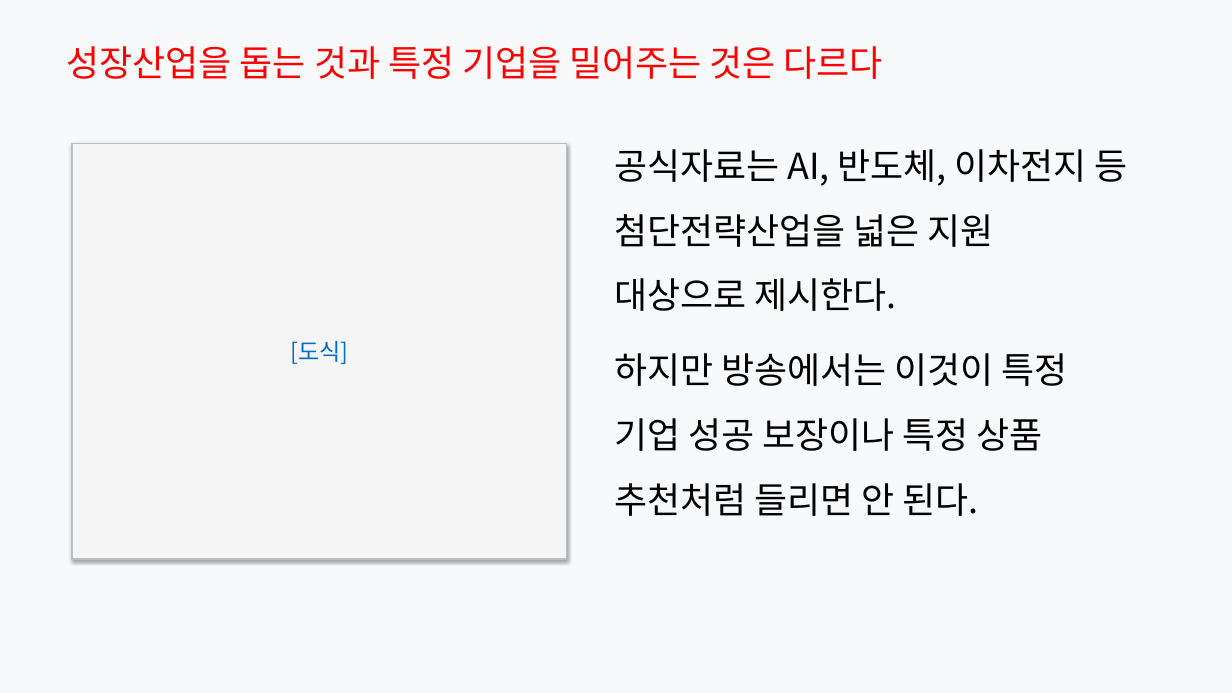
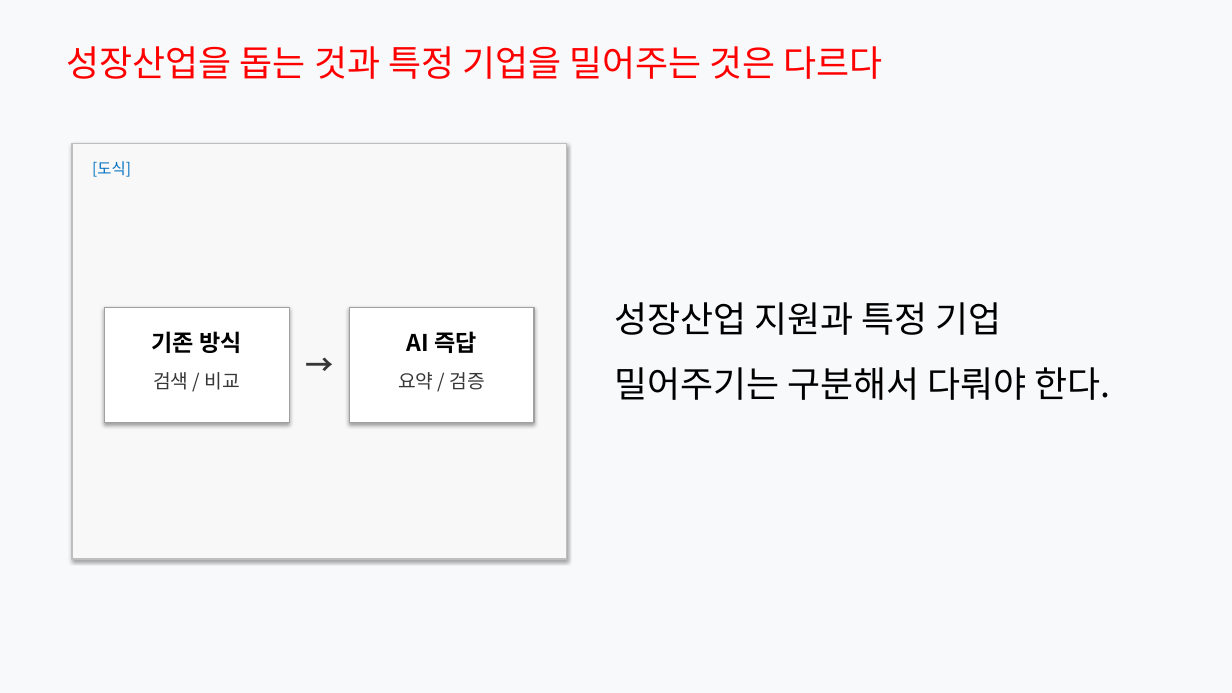
Before and after one commit to Rlearnchan/luddite, a slide deck: slide 16 of outputs/pptx/productive_finance_policy_styled_draft.pptx. Drawn at 1232x693 pixels with LibreOffice and Linux fonts; fonts in the diff are those of the drawing. Boxes give left, top, right and bottom in pixels: in the first picture for what was removed or moved away, otherwise in the second. Text is boxed around its words. In the diff, an @@ line names an element or a change of style, - is before the commit and + after.

```diff
--- a/outputs/pptx/productive_finance_policy_styled_draft.pptx
+++ b/outputs/pptx/productive_finance_policy_styled_draft.pptx
@@ rectangle at <box>72,143,567,559</box>: fill #F5F5F5 to #F8F8F8 @@
@@ text added at <box>92,161,131,177</box>, 12 pt, text #0070C0 @@
+[도식]
@@ rectangle added at <box>104,308,289,423</box>, fill #FFFFFF, outline #A0A0A0 1 pt @@
@@ rectangle added at <box>349,308,534,423</box>, fill #FFFFFF, outline #A0A0A0 1 pt @@
@@ text at <box>614,302,1111,400</box>: text changed @@
-공식자료는 AI, 반도체, 이차전지 등 첨단전략산업을 넓은 지원 대상으로 제시한다.
-하지만 방송에서는 이것이 특정 기업 성공 보장이나 특정 상품 추천처럼 들리면 안 된다.
+성장산업 지원과 특정 기업 밀어주기는 구분해서 다뤄야 한다.
@@ text added at <box>152,331,242,353</box>, 18 pt, text #000000, bold @@
+기존 방식
@@ text in rectangle at <box>290,341,348,364</box>: text removed @@
-[도식]
@@ text added at <box>297,343,343,378</box>, 22 pt, text #373737, bold @@
+→
@@ text added at <box>407,331,477,353</box>, 18 pt, text #000000, bold @@
+AI 즉답
@@ text added at <box>153,372,240,390</box>, 15 pt, text #373737 @@
+검색 / 비교
@@ text added at <box>398,372,485,390</box>, 15 pt, text #373737 @@
+요약 / 검증
```
Also in this commit, not shown: 19 other slides changed, 8 other files.
